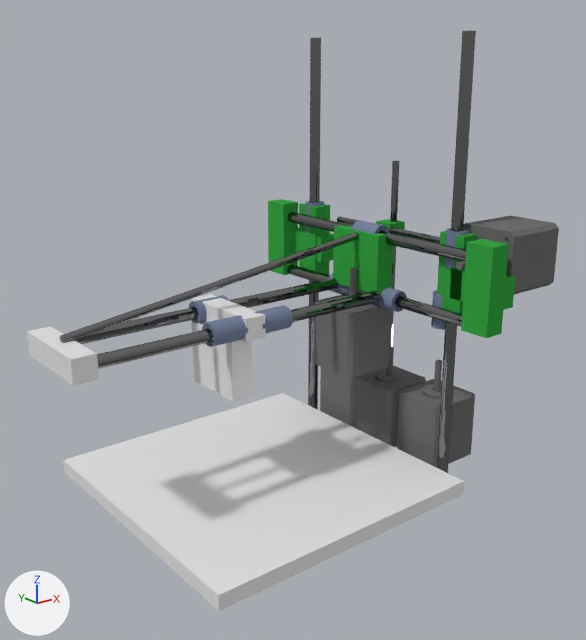
What one commit did to the Blender file blender/dev/smartrap2.0.blend.
Rendered twice from a 50 mm camera at (-384.0, -406.0, 247.0) aimed at (-68.0, -11.0, 89.0). Lighting does not change. The marker at lower left points along +X, +Y and +Z.

Objects in the first picture: 'Cube', 'Cube.003', 'Cube.004', 'Cube.006', 'Cube.007', 'Cube.009', 'Cube.010', 'Cube.012', 'Linear Bearing LM8UU.005', 'Linear Bearing LM8UU.007', 'Linear Bearing LM8UU.008', 'motorE', 'motorE.001', 'motorX', 'motorY', 'motorZ', 'yrodleft', 'zrodleft', 'zrodright', 'zthread'.
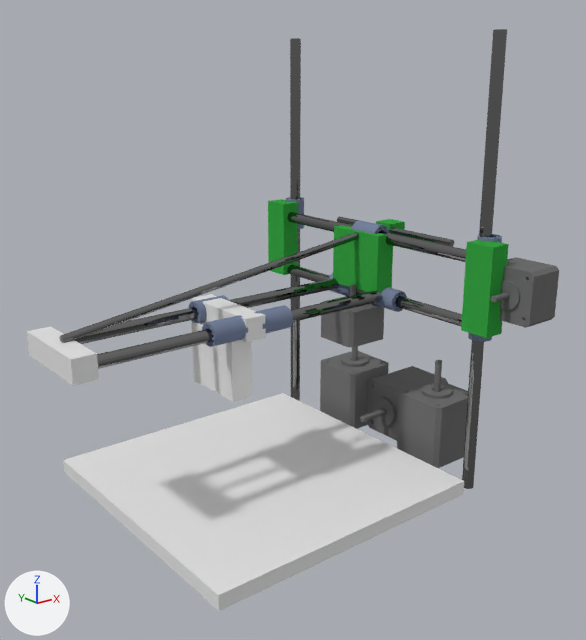
The change in detail:
Object 'Cube.012' (ob_cube_012) is deleted.
Object 'Cube.009' (ob_cube_009) is deleted.
Object 'Cube.007' (ob_cube_007) is deleted.
Object 'Cube.006' (ob_cube_006) is deleted.
Object 'Linear Bearing LM8UU.008' (ob_linear_bearing_lm8uu_008) moves from (29.8, -61.5, 132.0) to (29.8, -87.5, 132.0).
Object 'Linear Bearing LM8UU.007' (ob_linear_bearing_lm8uu_007) moves from (29.8, -53.1, 87.6) to (29.8, -85.7, 87.6).
Object 'Linear Bearing LM8UU.005' (ob_linear_bearing_lm8uu_005) moves from (29.8, 83.8, 132.0) to (29.8, 109.1, 132.0).
Object 'motorX' (ob_motorx) moves from (83.6, -80.3, 126.6) to (50.2, -108.9, 111.0).
Object 'motorX' (ob_motorx) is rescaled from (10.0, 10.0, 11.9) to (8.27, 8.27, 6.51).
Object 'motorY' (ob_motory) moves from (6.7, 12.7, 34.0) to (6.7, 12.7, 55.2).
Object 'motorY' (ob_motory) is rescaled from (10.0, 10.0, 11.9) to (8.27, 8.27, 6.51).
Object 'motorZ' (ob_motorz) moves from (45.3, 10.4, -33.0) to (90.7, 10.4, -13.0).
Object 'motorZ' (ob_motorz) turns from (180, 180, 90) to (-90, 180, 90) degrees about x, y and z.
Object 'zrodleft' (ob_zrodleft) moves from (28.1, -62.3, 117.0) to (28.1, -85.6, 117.0).
Object 'zrodright' (ob_zrodright) moves from (29.2, 83.5, 116.6) to (29.2, 107.6, 116.6).
Object 'zthread' (ob_zthread) is deleted.

Pixel boxes [x1, y1, x2, y2] of what changed, in the pictures (586 x 640 px):
'zrodleft', moved
    before: [437, 31, 476, 473]
    after: [462, 29, 507, 489]
'motorX', moved, rescaled
    before: [456, 216, 559, 294]
    after: [491, 257, 559, 328]
'zrodright', moved
    before: [308, 38, 321, 410]
    after: [290, 38, 301, 401]
'motorY', moved, rescaled (18% narrower, 41% shorter)
    before: [314, 268, 391, 378]
    after: [321, 284, 384, 348]
'motorZ', moved, turned
    before: [352, 346, 426, 447]
    after: [360, 366, 448, 441]
'Cube.007', deleted (green)
    before: [437, 231, 477, 314]
'Cube.006', deleted (green)
    before: [299, 203, 330, 275]
'zthread', deleted
    before: [390, 161, 399, 347]
'Cube.009', deleted (green)
    before: [450, 269, 515, 310]
'Linear Bearing LM8UU.008', moved
    before: [445, 228, 469, 268]
    after: [477, 234, 502, 243]
'Cube.012', deleted (green)
    before: [295, 228, 334, 262]
'Linear Bearing LM8UU.007', moved
    before: [431, 290, 445, 330]
    after: [468, 333, 492, 342]
'Linear Bearing LM8UU.005', moved
    before: [305, 201, 324, 234]
    after: [286, 197, 304, 229]
